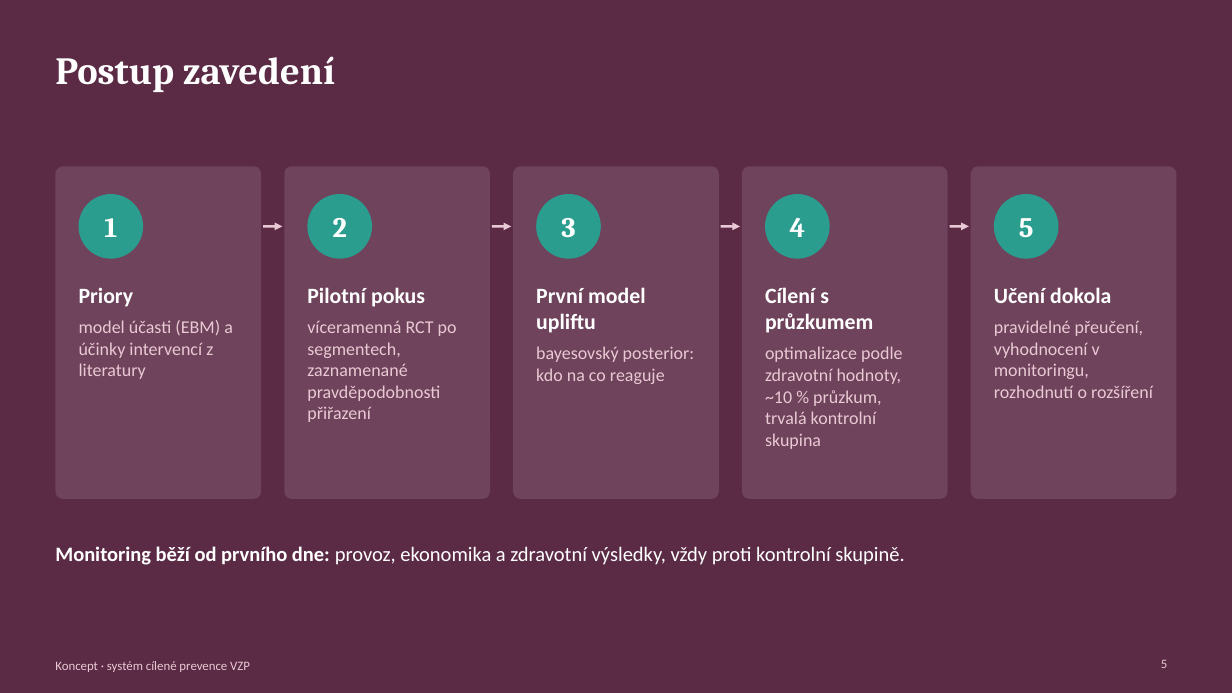
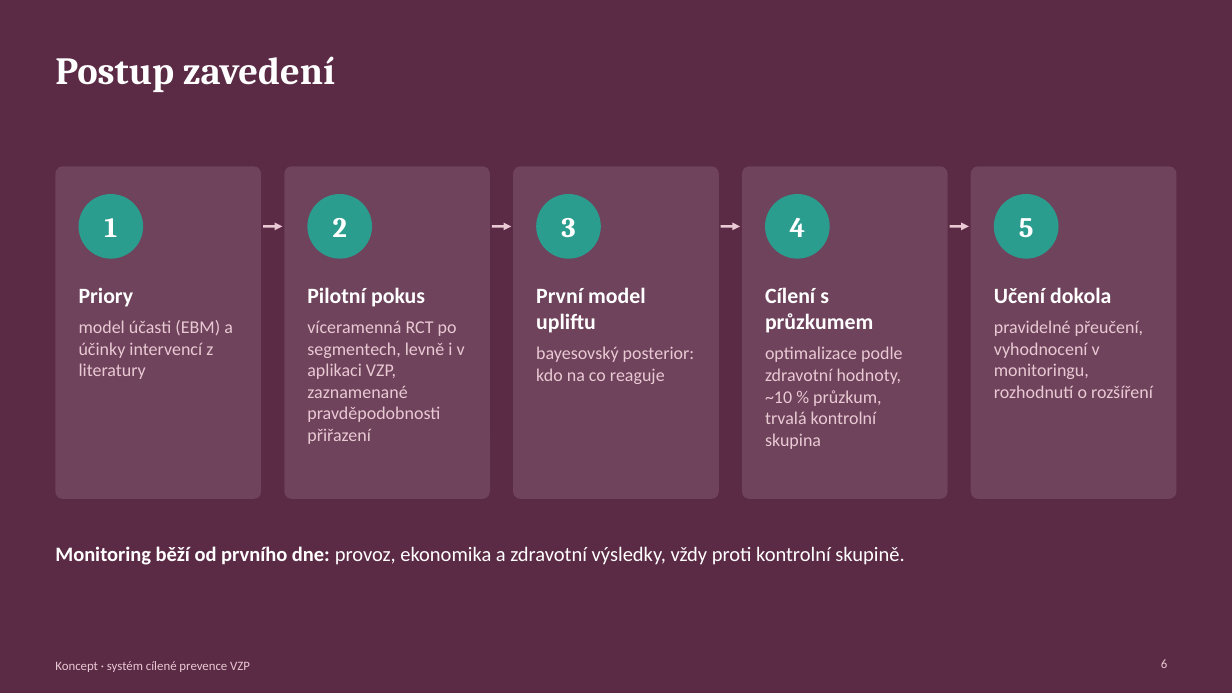
Before and after one commit to vit-tucek/mamograf-vzp, a slide deck: slide 6 of docs/vzp_system/system.pptx (slide 5 before the commit). Drawn at 1232x693 pixels with LibreOffice and Linux fonts; fonts in the diff are those of the drawing. Boxes give left, top, right and bottom in pixels: in the first picture for what was removed or moved away, otherwise in the second. Text is boxed around its words. In the diff, an @@ line names an element or a change of style, - is before the commit and + after.

```diff
--- a/docs/vzp_system/system.pptx
+++ b/docs/vzp_system/system.pptx
@@ text at [307,321,465,444]: text changed @@
-víceramenná RCT po segmentech, zaznamenané pravděpodobnosti přiřazení
+víceramenná RCT po segmentech, levně i v aplikaci VZP, zaznamenané pravděpodobnosti přiřazení
@@ page number at [1161,659,1167,668]: text changed @@
-5
+6
```
Also in this commit, not shown: 2 other slides changed, 1 slide added, 2 other files.
